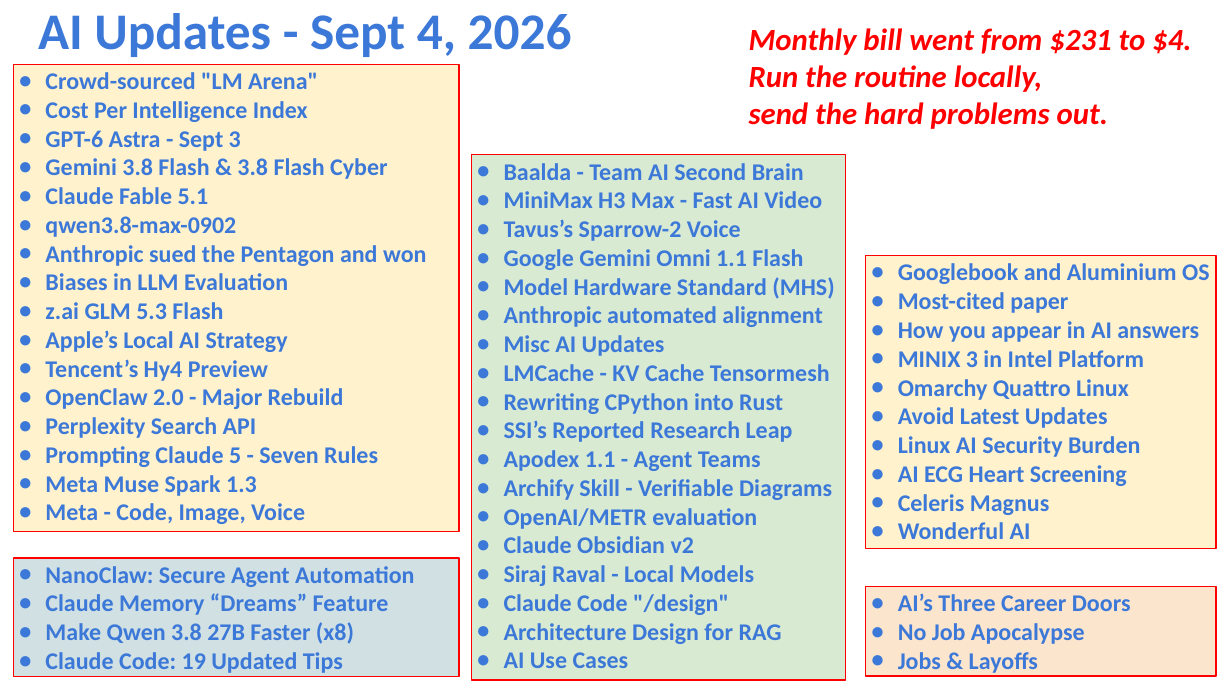
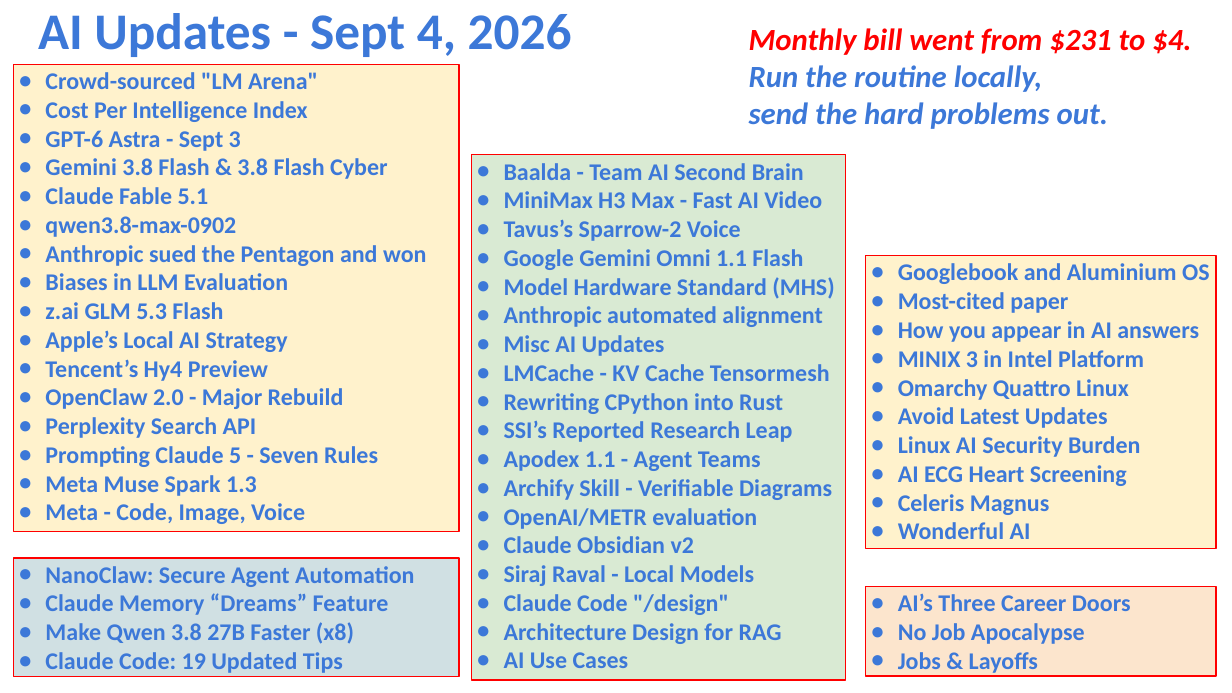
Before and after one commit to lselector/seminar, a slide deck: slide 1 of 2026/2026-09-04-AI-Updates.pptx. Drawn at 1232x693 pixels with LibreOffice and Linux fonts; fonts in the diff are those of the drawing. Boxes give left, top, right and bottom in pixels: in the first picture for what was removed or moved away, otherwise in the second. Text is boxed around its words. In the diff, an @@ line names an element or a change of style, - is before the commit and + after.

```diff
--- a/2026/2026-09-04-AI-Updates.pptx
+++ b/2026/2026-09-04-AI-Updates.pptx
@@ text at box(749, 65, 1108, 129): text colour #FF0000 to #3C78D8 in "Run the routine locally, send the hard ..." @@
```
Also in this commit, not shown: 6 other slides changed.
